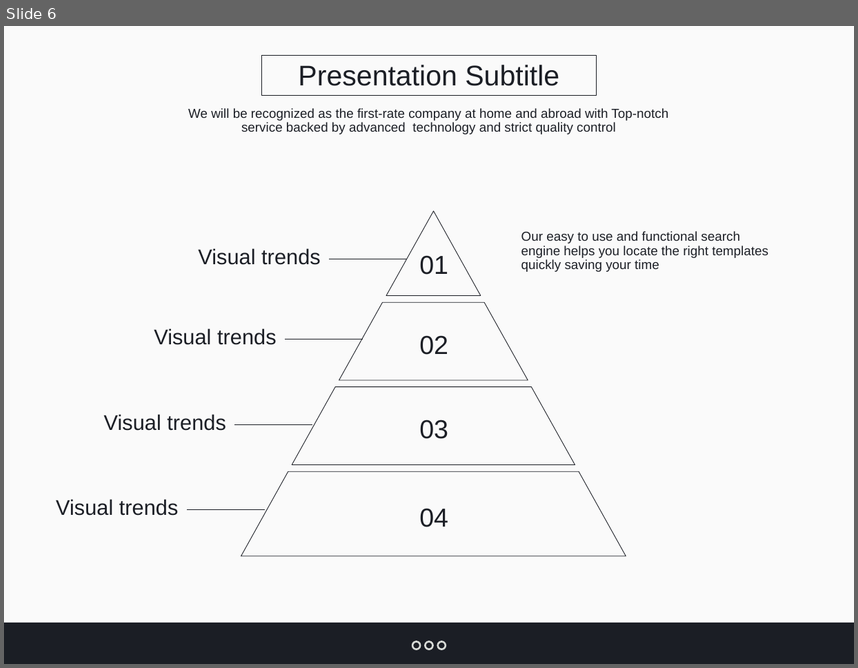
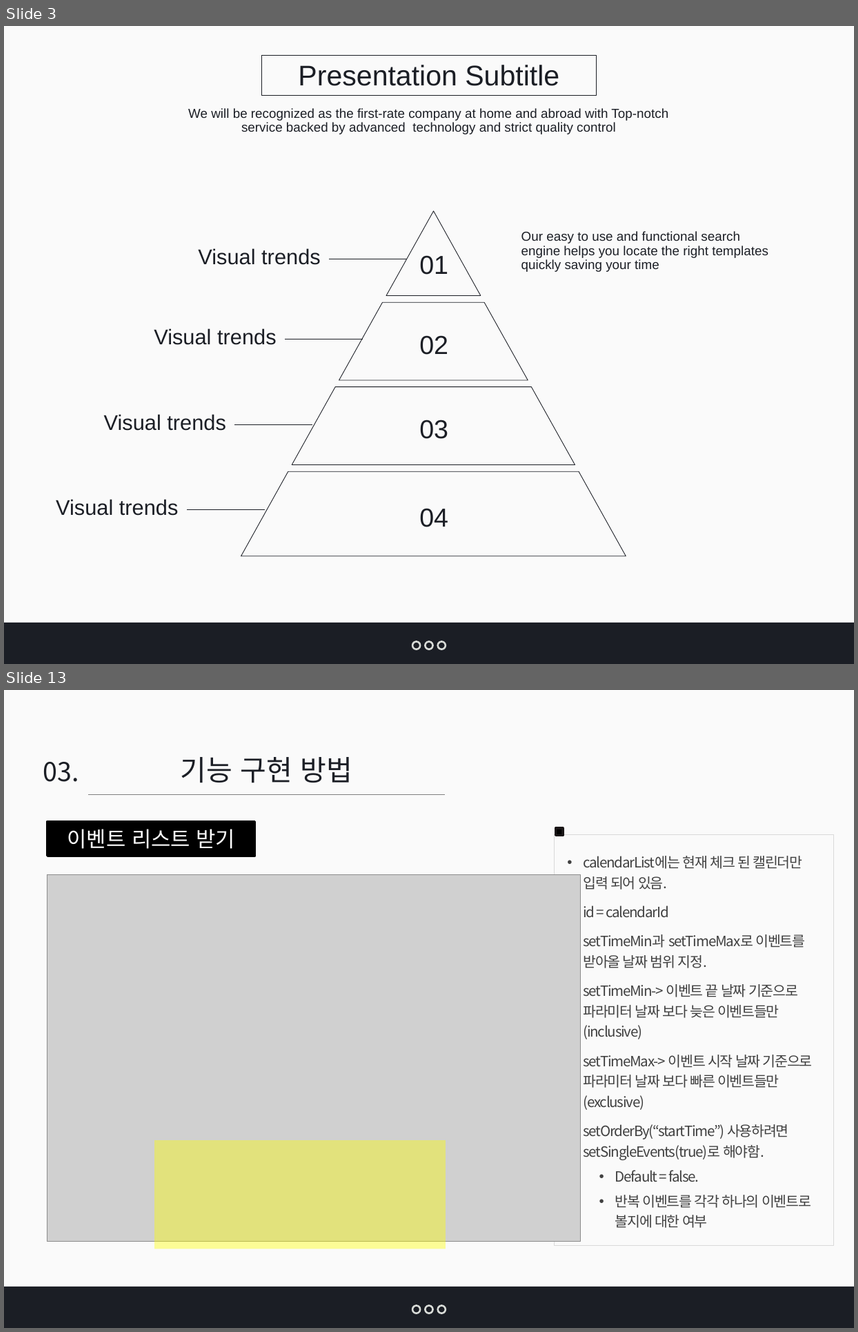
Before and after one commit to jangys/calendarProjectDocument, a slide deck: O0100010.pptx. Shown one above the other, each under a label of ours: slide 6 before the commit, slides 3 and 13 after it; the slides between them are not shown. The pictures are 858x668 and 858x1332 pixels, drawn with LibreOffice and Linux fonts; fonts in the diff are those of the drawing; grey boxes stand for pictures. Boxes give left, top, right and bottom in pixels: in the first picture for what was removed or moved away, otherwise in the second. Text is boxed around its words. In the diff, an @@ line names an element or a change of style, - is before the commit and + after.

```diff
--- a/O0100010.pptx
+++ b/O0100010.pptx
@@ slide 13 added at [4, 690, 854, 1328], background #FFFFFF; not listed: 2 template elements that a slide beside it also shows @@
@@ text added at [43, 762, 79, 782], 22 pt, text #1B1E25 @@
+03.
@@ text added at [181, 757, 353, 783], 24 pt, text #1B1E25 @@
+기능 구현 방법
@@ line added from (88, 795) to (445, 795), #808080 0.75 pt @@
@@ rectangle added at [47, 822, 254, 856], fill #000000, outline #000000 2 pt, 18 pt, text #FFFFFF @@
+이벤트 리스트 받기
@@ rectangle added at [554, 834, 833, 1245], outline #D9D9D9 0.5 pt, 12 pt, text #404040 @@
+• calendarList에는 현재 체크 된 캘린더만 입력 되어 있음.
+• id = calendarId
+• setTimeMin과 setTimeMax로 이벤트를 받아올 날짜 범위 지정.
+• setTimeMin-> 이벤트 끝 날짜 기준으로 파라미터 날짜 보다 늦은 이벤트들만(inclusive)
+• setTimeMax-> 이벤트 시작 날짜 기준으로 파라미터 날짜 보다 빠른 이벤트들만(exclusive)
+• setOrderBy(“startTime”) 사용하려면 setSingleEvents(true)로 해야함.
+  • Default = false.
+  • 반복 이벤트를 각각 하나의 이벤트로 볼지에 대한 여부
@@ rectangle added at [556, 828, 564, 834], fill #000000, outline #1A1617 2 pt @@
@@ picture added at [47, 874, 580, 1241] @@
@@ rectangle added at [154, 1140, 445, 1248], fill #FFFF00 at 40% opacity @@
@@ ellipse added at [413, 1305, 421, 1313], fill #1B1E25, outline #D8DBD7 1.5 pt @@
@@ ellipse added at [425, 1305, 432, 1313], fill #1B1E25, outline #D8DBD7 1.5 pt @@
@@ ellipse added at [437, 1305, 445, 1313], fill #1B1E25, outline #D8DBD7 1.5 pt @@
@@ what was slide 6 is now slide 3 @@
```
Also in this commit, not shown: 1 slide changed, 19 other slides added, 3 slides removed, 2 other files.
